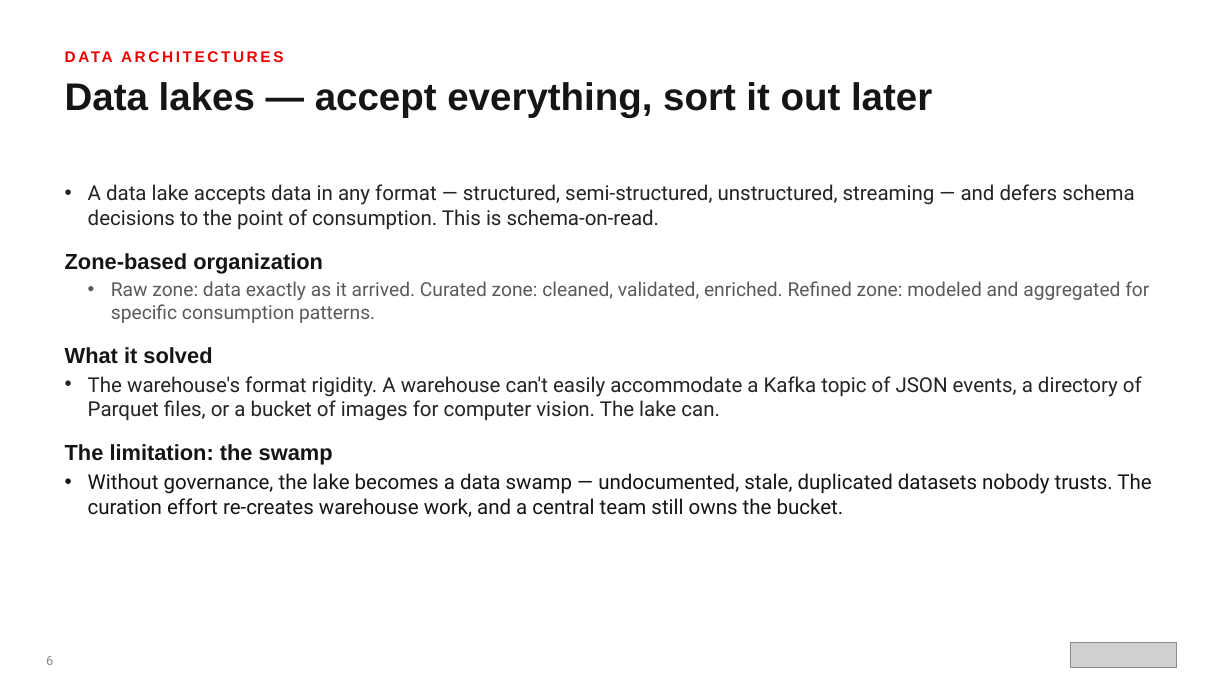
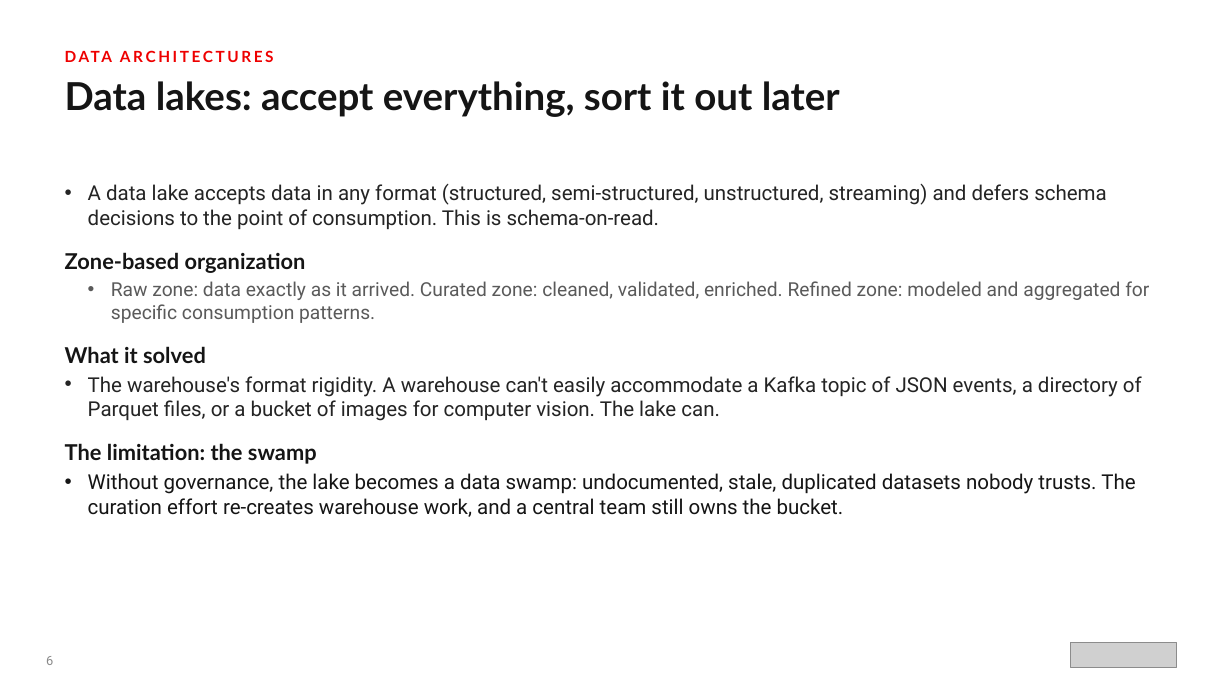
Before and after one commit to patterncatalyst/datamesh-reference-arch-python, a slide deck: slide 7 of presentation/data-mesh-101/The_Data_Mesh_101.pptx. Drawn at 1232x693 pixels with LibreOffice and Linux fonts; fonts in the diff are those of the drawing; grey boxes stand for pictures. Boxes give left, top, right and bottom in pixels: in the first picture for what was removed or moved away, otherwise in the second. Text is boxed around its words. In the diff, an @@ line names an element or a change of style, - is before the commit and + after.

Commit message:
docs(deck): voice + Red Hat Display pass on the data-mesh decks (#22)
* docs(deck): professional-voice pass on the data-mesh decks

Remove em dashes, chapter/section cross-references, and ban-tier verbal
tics (deliberately, earns its place, load-bearing, worth noticing, honest,
on purpose, not a toy, rest of this deck) from The Data Mesh 101 and
Data Mesh on OpenShift pptxgenjs sources, then rebuild both decks.

* docs(deck): Red Hat Display titles on the data-mesh decks

Replace the Overpass SemiBold heading font token with Red Hat Display in
both pptxgenjs sources (The Data Mesh 101, Data Mesh on OpenShift) and
rebuild; body (Red Hat Text) and code (Red Hat Mono) fonts are unchanged.

```diff
--- a/presentation/data-mesh-101/The_Data_Mesh_101.pptx
+++ b/presentation/data-mesh-101/The_Data_Mesh_101.pptx
@@ text "DATA ARCHITECTURES" at (65,82,147,111): font Arial to Lato @@
@@ text at (156,81,840,117): text changed; font Arial to Lato @@
-Data lakes — accept everything, sort it out later
+Data lakes: accept everything, sort it out later
@@ text at (88,184,1107,229): text changed @@
-• A data lake accepts data in any format — structured, semi-structured, unstructured, streaming — and defers schema decisions to the point of consumption. This is schema-on-read.
+• A data lake accepts data in any format (structured, semi-structured, unstructured, streaming) and defers schema decisions to the point of consumption. This is schema-on-read.
@@ text at (65,252,317,464): font Arial to Lato in "Zone-based organization", "What it solved", "The limitation: the swamp" @@
@@ text at (88,473,1135,517): text changed @@
-• Without governance, the lake becomes a data swamp — undocumented, stale, duplicated datasets nobody trusts. The curation effort re-creates warehouse work, and a central team still owns the bucket.
+• Without governance, the lake becomes a data swamp: undocumented, stale, duplicated datasets nobody trusts. The curation effort re-creates warehouse work, and a central team still owns the bucket.
```
Also in this commit, not shown: 13 other slides changed, 4 other files.
